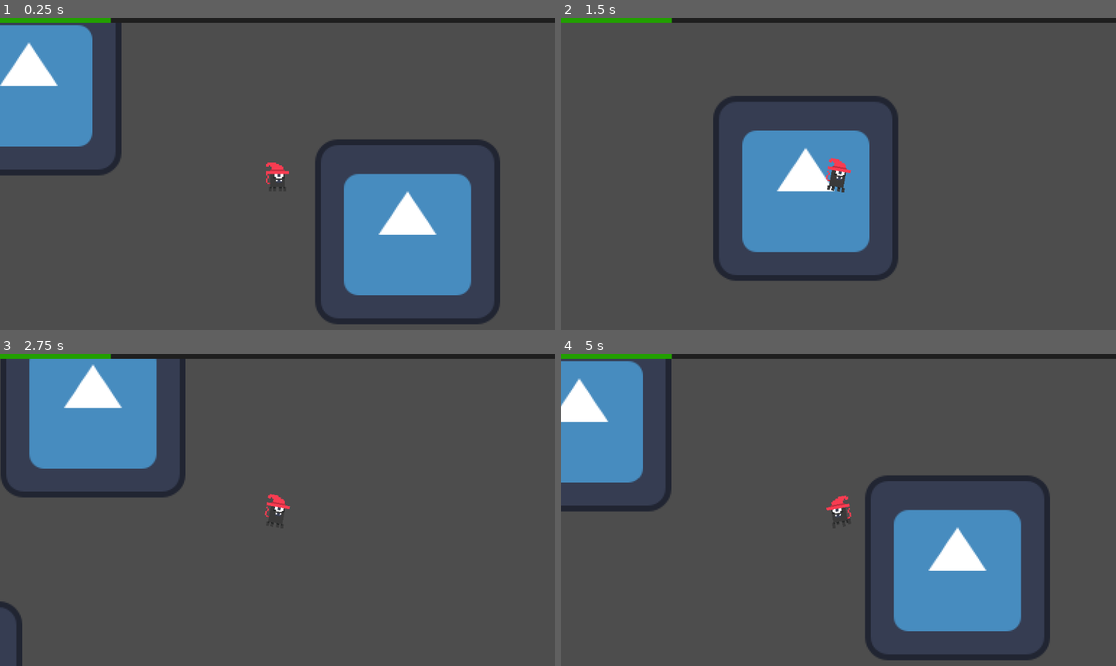
Above: before the commit, frames 1-4 (two rows, left to right).
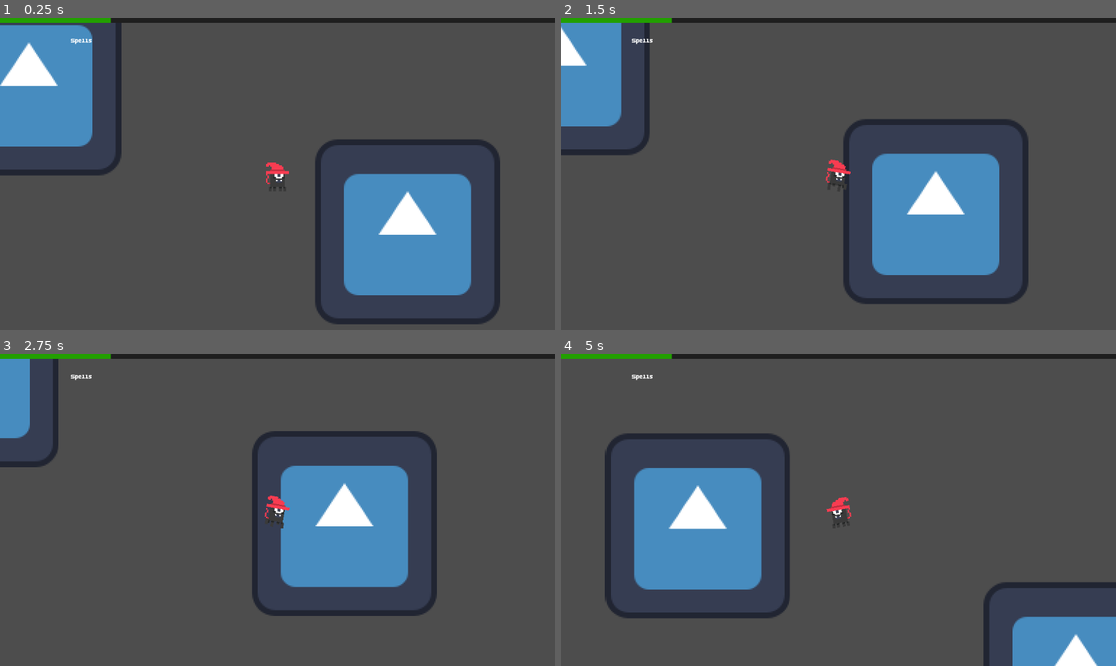
Above: after the commit, the same moments.

Repository: leo-khani/vesper
Game: Godot game, scene res://Scene/World/world_test_scene.tscn
Same seed, same stepped clock (60 frames per second), same inputs: the game is played once before the commit and once after it. The engine's default icon, where the game draws it, is replaced by a stand-in: a white triangle on a blue panel in a dark square.
Inputs (mouse positions are in pixels of both pictures, inside the frame that each line leads up to):
- Up to frame 1 (0.25 s): no input
- Up to frame 2 (1.5 s): tap Enter at 0.5 s; move the mouse to (960, 158) at 0.52 s; hold D (move_right) 0.53-1.28 s; hold Right mouse button (execute_spell) 0.53-1.28 s; move the mouse to (727, 189) at 1.27 s; hold S (move_down) from 1.28 s (still down); right-click (727, 189) at 1.35 s
- Up to frame 3 (2.75 s): move the mouse to (333, 441) at 2.02 s; release S (move_down) at 2.03 s; hold D (move_right) from 2.03 s (still down); hold Right mouse button (execute_spell) from 2.03 s (still down)
- Up to frame 4 (5 s): move the mouse to (810, 572) at 2.77 s; release D (move_right) at 2.78 s; release Right mouse button (execute_spell) at 2.78 s; hold W (move_up) 2.78-3.53 s; right-click (810, 572) at 2.85 s; move the mouse to (1005, 556) at 3.52 s; hold Right mouse button (execute_spell) 3.53-4.28 s; hold A (move_left) from 3.53 s (still down); move the mouse to (672, 463) at 4.27 s; right-click (672, 463) at 4.35 s

The runs differ from the first frame. In frame 1, less than 0.1% of the frame differs, in the area x 12-17%, y 6-9%; in frame 2, 26%; in frame 3, 22%; in frame 4, 31%, in the area x 0-100%, y 1-100%.

Commit message:
Add gameplay state management, spell casting logic, and UI updates for spells

Diff:
--- a/Autoload/GameManager/game_manager.gd
+++ b/Autoload/GameManager/game_manager.gd
@@ -5,6 +5,7 @@
 enum GameState {
 	MAIN_MENU,
 	LEVELING_UP,
+	PLAYING,
 	SHOP,
 	PAUSED,
 	GAME_OVER,
@@ -16,8 +17,8 @@
 }
 
 
-@export var current_state: GameState = GameState.MAIN_MENU: set = _on_state_changed
-@export var current_gameplay_state: GamePlayState = GamePlayState.NORMAL
+@export var current_state: GameState = GameState.PLAYING: set = _on_state_changed
+@export var current_gameplay_state: GamePlayState = GamePlayState.NORMAL : set = _on_current_gameplay_state_changed
 
 var is_paused: bool = false
 
@@ -27,13 +28,27 @@
 signal gameplay_state_changed(new_gameplay_state: GamePlayState)
 
 
+func _on_current_gameplay_state_changed(new_gameplay_state: GamePlayState) -> void:
+	if current_state != GameState.PLAYING:
+		return
+
+	current_gameplay_state = new_gameplay_state
+	gameplay_state_changed.emit(current_gameplay_state)
+
+	print("[GameManager.gd] - Gameplay state changed to: ", current_gameplay_state)
+
+
+func change_time_scale(new_time_scale: float) -> void:
+	Engine.time_scale = new_time_scale
 
 #region SpellSystem
 func toggle_execute_spell_state() -> void:
 	if current_gameplay_state == GamePlayState.EXECUTE_SPELL:
 		current_gameplay_state = GamePlayState.NORMAL
+		change_time_scale(1.0)
 	else:
 		current_gameplay_state = GamePlayState.EXECUTE_SPELL
+		change_time_scale(0.2)
 
 	gameplay_state_changed.emit(current_gameplay_state)
 	print("[GameManager.gd] - Gameplay state changed to: ", current_gameplay_state)
--- a/Scene/Characters/Player/Player.tscn
+++ b/Scene/Characters/Player/Player.tscn
@@ -6,6 +6,7 @@
 [ext_resource type="Script" uid="uid://djd37r0gt1wwr" path="res://Scene/Characters/Player/SpellPerformer/spell_manager.gd" id="4_3r8qg"]
 [ext_resource type="Script" uid="uid://sjde7gpq6ueb" path="res://Scene/Characters/Player/SpellPerformer/spell_performer.gd" id="5_0i48j"]
 [ext_resource type="Script" uid="uid://jqpixnxgxova" path="res://Resource/Spells/SpellStats.gd.gd" id="6_bqcu7"]
+[ext_resource type="Texture2D" uid="uid://vmxref4qxl8k" path="res://Asset/UI/GodotIcons/icon_hat.png" id="7_0i48j"]
 
 [sub_resource type="AtlasTexture" id="AtlasTexture_g8ujb"]
 atlas = ExtResource("1_mayag")
@@ -61,6 +62,8 @@
 
 [sub_resource type="Resource" id="Resource_ete61"]
 script = ExtResource("6_bqcu7")
+spell_name = "TEST name"
+spell_icon = ExtResource("7_0i48j")
 combo_sequence = Array[int]([0, 1, 0, 1])
 metadata/_custom_type_script = "uid://jqpixnxgxova"
 
--- /dev/null
+++ b/Scene/Characters/Player/SpellPerformer/spell_card.gd
@@ -0,0 +1,45 @@
+class_name SpellCard extends Control
+
+
+@onready var icon: TextureRect = %Icon
+@onready var name_label: Label = %NameLabel
+@onready var inputs_hbox: HBoxContainer = %InputsHBox
+
+@export var texture_up: Texture2D # Facing UP
+@export var texture_down: Texture2D # Facing DOWN
+@export var texture_left: Texture2D # Facing LEFT
+@export var texture_right: Texture2D # Facing RIGHT
+
+@export var example_spell: SpellStats
+
+
+func _ready() -> void:
+	if example_spell:
+		setup(example_spell)
+
+func setup(spell: SpellStats) -> void:
+	name_label.text = spell.spell_name
+	icon.texture = spell.spell_icon
+
+	# Clear previous inputs
+	for child in inputs_hbox.get_children():
+		child.queue_free()
+
+	# Add input icons
+	for direction in spell.combo_sequence:
+		var dir_icon = TextureRect.new()
+		dir_icon.texture = _get_direction_icon(direction)
+		inputs_hbox.add_child(dir_icon)
+
+
+func _get_direction_icon(direction: SpellStats.Direction) -> Texture2D:
+	match direction:
+		SpellStats.Direction.UP:
+			return texture_up
+		SpellStats.Direction.DOWN:
+			return texture_down
+		SpellStats.Direction.LEFT:
+			return texture_left
+		SpellStats.Direction.RIGHT:
+			return texture_right
+	return null
--- /dev/null
+++ b/Scene/Characters/Player/SpellPerformer/spell_card.tscn
@@ -0,0 +1,59 @@
+[gd_scene format=3 uid="uid://dlm33d1wwcgjw"]
+
+[ext_resource type="Script" uid="uid://b77noq2pi5o75" path="res://Scene/Characters/Player/SpellPerformer/spell_card.gd" id="1_7v31v"]
+[ext_resource type="Texture2D" uid="uid://bpgp540t1fx2j" path="res://Asset/UI/Arrows/Sprite-0001.png" id="2_h8kft"]
+[ext_resource type="Script" uid="uid://jqpixnxgxova" path="res://Resource/Spells/SpellStats.gd.gd" id="3_u144i"]
+[ext_resource type="Texture2D" uid="uid://cgh8sx650qjg2" path="res://Asset/UI/GodotIcons/canon.png" id="4_uimli"]
+
+[sub_resource type="AtlasTexture" id="AtlasTexture_sdr0k"]
+atlas = ExtResource("2_h8kft")
+region = Rect2(0, 0, 16, 16)
+
+[sub_resource type="AtlasTexture" id="AtlasTexture_h8kft"]
+atlas = ExtResource("2_h8kft")
+region = Rect2(16, 0, 16, 16)
+
+[sub_resource type="AtlasTexture" id="AtlasTexture_u144i"]
+atlas = ExtResource("2_h8kft")
+region = Rect2(48, 0, 16, 16)
+
+[sub_resource type="AtlasTexture" id="AtlasTexture_uimli"]
+atlas = ExtResource("2_h8kft")
+region = Rect2(32, 0, 16, 16)
+
+[sub_resource type="Resource" id="Resource_o40bu"]
+script = ExtResource("3_u144i")
+spell_icon = ExtResource("4_uimli")
+combo_sequence = Array[int]([0, 1, 2, 0])
+metadata/_custom_type_script = "uid://jqpixnxgxova"
+
+[node name="SpellCard" type="Control" unique_id=1286830441]
+layout_mode = 3
+anchors_preset = 15
+anchor_right = 1.0
+anchor_bottom = 1.0
+grow_horizontal = 2
+grow_vertical = 2
+script = ExtResource("1_7v31v")
+texture_up = SubResource("AtlasTexture_sdr0k")
+texture_down = SubResource("AtlasTexture_h8kft")
+texture_left = SubResource("AtlasTexture_u144i")
+texture_right = SubResource("AtlasTexture_uimli")
+example_spell = SubResource("Resource_o40bu")
+
+[node name="HBoxContainer" type="HBoxContainer" parent="." unique_id=634176792]
+layout_mode = 0
+offset_right = 40.0
+offset_bottom = 40.0
+
+[node name="Icon" type="TextureRect" parent="HBoxContainer" unique_id=1875849152]
+unique_name_in_owner = true
+layout_mode = 2
+
+[node name="NameLabel" type="Label" parent="HBoxContainer" unique_id=491170154]
+unique_name_in_owner = true
+layout_mode = 2
+
+[node name="InputsHBox" type="HBoxContainer" parent="HBoxContainer" unique_id=2023461011]
+unique_name_in_owner = true
+layout_mode = 2
--- a/Scene/Characters/Player/SpellPerformer/spell_manager.gd
+++ b/Scene/Characters/Player/SpellPerformer/spell_manager.gd
@@ -54,6 +54,7 @@
 
 func _on_combo_failed() -> void:
 	print("❌ Invalid combo - sequence reset")
+	GameManager.toggle_execute_spell_state()  # Exit execute spell mode on failure
 	# Play error sound
 	# Show UI feedback
 
--- a/Scene/Characters/Player/SpellPerformer/spell_performer.gd
+++ b/Scene/Characters/Player/SpellPerformer/spell_performer.gd
@@ -67,6 +67,12 @@
 		combo_failed.emit()
 		return
 
+	# Check if current sequence is a valid prefix for any spell (Helldivers-style)
+	if not _is_valid_prefix():
+		combo_failed.emit()
+		_reset_combo()
+		return
+
 	# Check for matching combos
 	_check_for_combo()
 
@@ -84,6 +90,26 @@
 			_start_cooldown(spell)
 			_reset_combo()
 			return
+
+
+func _is_valid_prefix() -> bool:
+	"""Check if current input sequence could lead to any valid spell (Helldivers-style)"""
+	for spell in available_spells:
+		# Skip spells shorter than current sequence
+		if spell.combo_sequence.size() < current_input_sequence.size():
+			continue
+
+		# Check if spell's combo starts with current sequence
+		var matches = true
+		for i in range(current_input_sequence.size()):
+			if spell.combo_sequence[i] != current_input_sequence[i]:
+				matches = false
+				break
+
+		if matches:
+			return true
+
+	return false
 
 
 func _reset_combo() -> void:
--- /dev/null
+++ b/Scene/Characters/Player/SpellPerformer/spells_panel.gd
@@ -0,0 +1 @@
+extends Control
--- a/Scene/Characters/Player/player.gd
+++ b/Scene/Characters/Player/player.gd
@@ -1,6 +1,8 @@
 class_name Player extends CharacterBody2D
 
 @onready var sprite: AnimatedSprite2D = $Sprite
+@onready var spell_manager: Node = $SpellManager
+@onready var spell_performer: Node = $SpellManager/SpellPerformer
 
 @export_category("Player Settings")
 @export var stats: PlayerStats = PlayerStats.new()
@@ -112,5 +114,6 @@
 
 #region InputSystem
 func _input(event: InputEvent) -> void:
+	# Handle spell execution input
 	if event.is_action_pressed("execute_spell"):
 		GameManager.toggle_execute_spell_state()
--- a/Scene/Characters/Player/player_ui.tscn
+++ b/Scene/Characters/Player/player_ui.tscn
@@ -3,6 +3,7 @@
 [ext_resource type="Script" uid="uid://c32rlxywtfh5b" path="res://Scene/Characters/Player/player_ui.gd" id="1_losfk"]
 [ext_resource type="Script" uid="uid://cxiyaouvcqyy6" path="res://Scene/Characters/Player/xp_bar.gd" id="2_475hq"]
 [ext_resource type="Shader" uid="uid://7408lkwkfk6w" path="res://Scene/Characters/Player/balatro_background.gdshader" id="3_2pcfx"]
+[ext_resource type="Script" uid="uid://dg1qi5lwljy7x" path="res://Scene/Characters/Player/SpellPerformer/spells_panel.gd" id="4_hacio"]
 
 [sub_resource type="StyleBoxFlat" id="StyleBoxFlat_losfk"]
 bg_color = Color(0.12225222, 0.12225225, 0.12225217, 1)
@@ -60,3 +61,38 @@
 anchor_bottom = 1.0
 grow_horizontal = 2
 grow_vertical = 2
+
+[node name="SpellsPanel" type="Control" parent="." unique_id=1683144071]
+layout_mode = 3
+anchors_preset = 9
+anchor_bottom = 1.0
+offset_right = 291.0
+grow_vertical = 2
+script = ExtResource("4_hacio")
+
+[node name="MarginContainer" type="MarginContainer" parent="SpellsPanel" unique_id=571901373]
+layout_mode = 1
+anchors_preset = 15
+anchor_right = 1.0
+anchor_bottom = 1.0
+offset_right = 47.0
+grow_horizontal = 2
+grow_vertical = 2
+
+[node name="VBoxContainer" type="VBoxContainer" parent="SpellsPanel/MarginContainer" unique_id=315073292]
+layout_mode = 2
+
+[node name="Label2" type="Label" parent="SpellsPanel/MarginContainer/VBoxContainer" unique_id=541427767]
+layout_mode = 2
+text = "
+"
+horizontal_alignment = 1
+
+[node name="Label" type="Label" parent="SpellsPanel/MarginContainer/VBoxContainer" unique_id=1114584593]
+layout_mode = 2
+text = "Spells"
+horizontal_alignment = 1
+
+[node name="SpellsVBox" type="VBoxContainer" parent="SpellsPanel/MarginContainer/VBoxContainer" unique_id=1715494674]
+unique_name_in_owner = true
+layout_mode = 2
--- a/Script/example_spell_combo_usage.gd
+++ /dev/null
@@ -1,39 +0,0 @@
-# Example usage in your Player or Game scene
-extends Node2D
-
-@onready var combo_handler: SpellComboHandler = $SpellComboHandler
-
-
-func _ready() -> void:
-	# Connect signals
-	combo_handler.combo_completed.connect(_on_combo_completed)
-	combo_handler.combo_failed.connect(_on_combo_failed)
-	combo_handler.input_added.connect(_on_input_added)
-
-
-func _on_combo_completed(spell: SpellCombo) -> void:
-	print("Spell activated: ", spell.spell_name)
-	print("Combo was: ", spell.get_combo_string())
-
-	# Cast the spell
-	_cast_spell(spell)
-
-
-func _on_combo_failed() -> void:
-	print("Invalid combo - resetting")
-
-
-func _on_input_added(direction: SpellCombo.Direction) -> void:
-	print("Input: ", direction)
-	print("Current sequence: ", combo_handler.get_current_input_string())
-
-
-func _cast_spell(spell: SpellCombo) -> void:
-	# Check mana cost
-	# Check cooldown
-	# Spawn spell scene
-	# Apply effects
-
-	if spell.spell_scene:
-		var spell_instance = spell.spell_scene.instantiate()
-		add_child(spell_instance)
Binary file added: Asset/UI/Arrows/Sprite-0001.png
Not shown, added: Asset/UI/Arrows/Sprite-0001.png.import
Not shown, added: Scene/Characters/Player/SpellPerformer/spell_card.gd.uid
Not shown, added: Scene/Characters/Player/SpellPerformer/spells_panel.gd.uid
Not shown, removed: Script/example_spell_combo_usage.gd.uid
